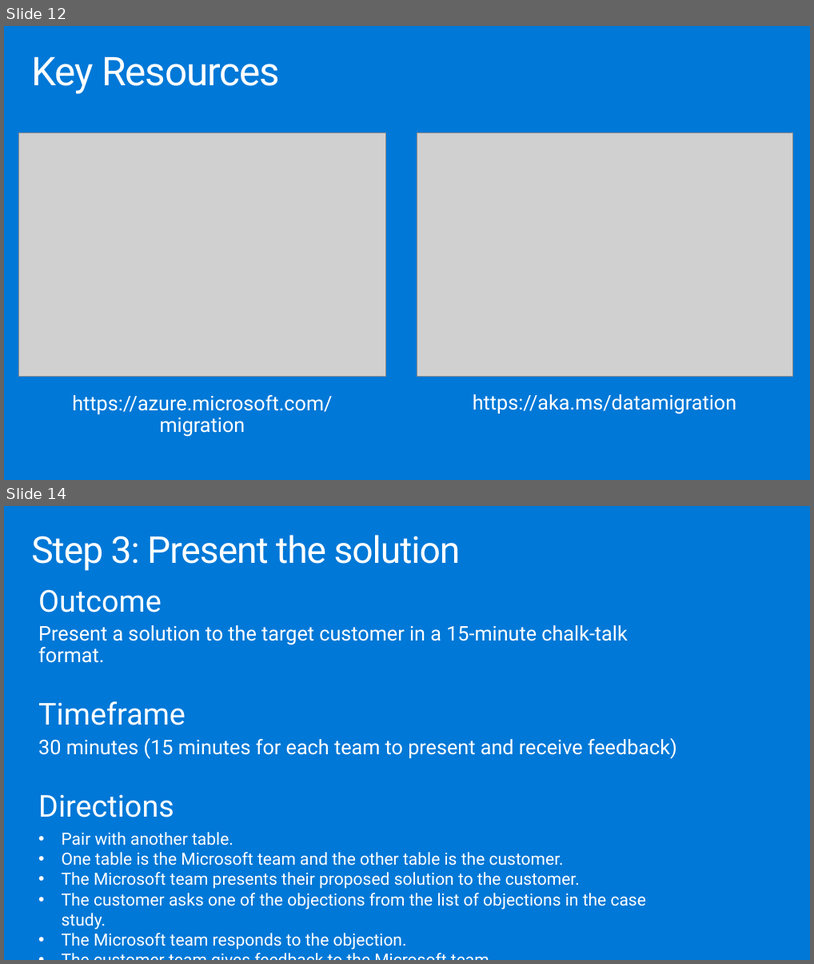
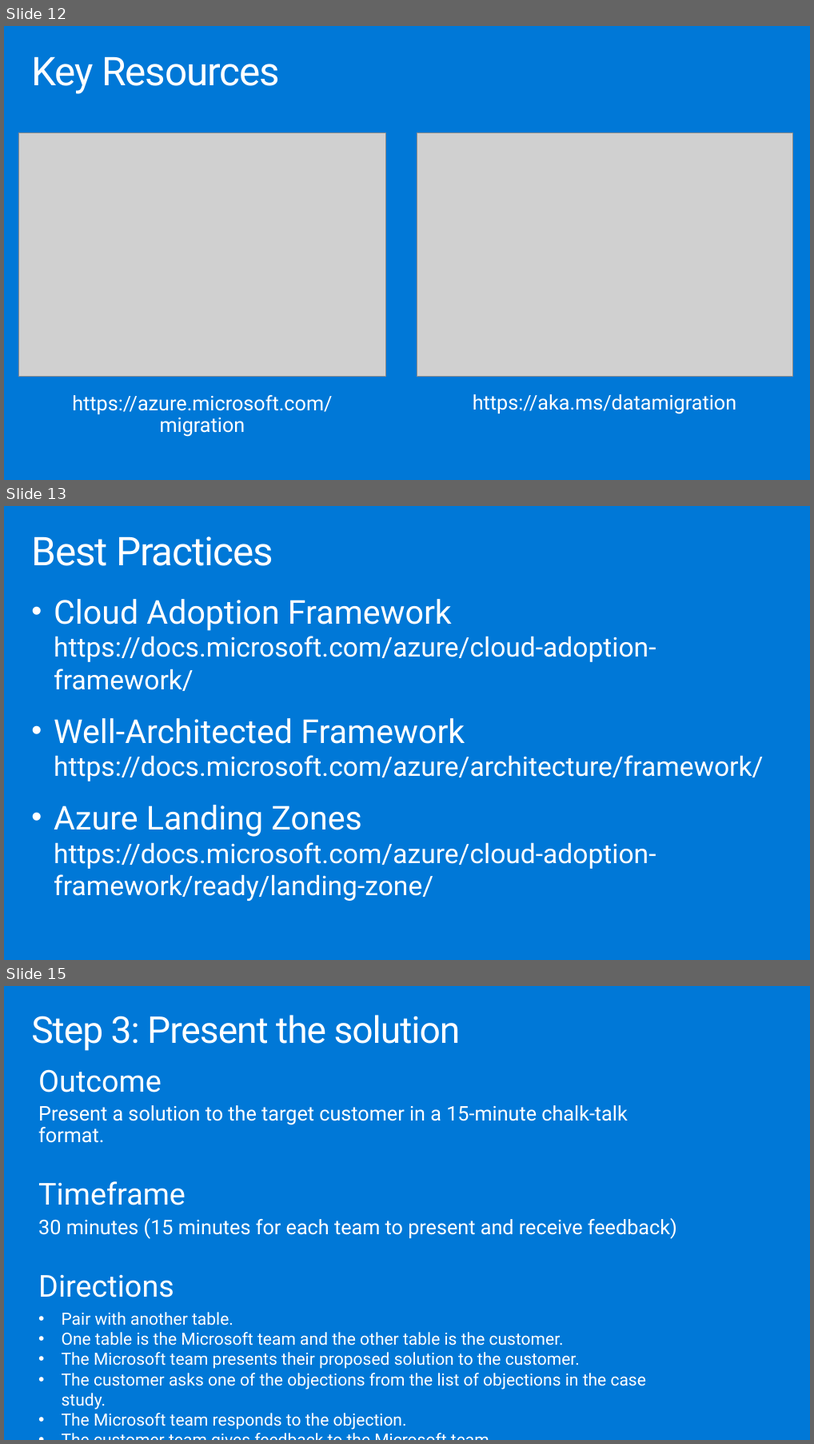
Before and after one commit to walezbee/AzureFunMigration, a slide deck: Whiteboard design session/WDS trainer presentation - Line-of-business application migration.pptx. Shown one above the other, each under a label of ours: slides 12 and 14 before the commit, slides 12, 13 and 15 after it; the slides between them are not shown. The pictures are 814x964 and 814x1444 pixels, drawn with LibreOffice and Linux fonts; fonts in the diff are those of the drawing; grey boxes stand for pictures. Boxes give left, top, right and bottom in pixels: in the first picture for what was removed or moved away, otherwise in the second. Text is boxed around its words. In the diff, an @@ line names an element or a change of style, - is before the commit and + after.

```diff
--- a/Whiteboard design session/WDS trainer presentation - Line-of-business application migration.pptx
+++ b/Whiteboard design session/WDS trainer presentation - Line-of-business application migration.pptx
@@ slide 13 added at [4, 506, 810, 960], background #0078D7 @@
@@ title added at [31, 536, 274, 566], 47 pt, text #FFFFFF @@
+Best Practices
@@ text added at [54, 599, 763, 900], 32 pt, text #FFFFFF @@
+• Cloud Adoption Framework
+  https://docs.microsoft.com/azure/cloud-adoption-framework/
+• Well-Architected Framework
+  https://docs.microsoft.com/azure/architecture/framework/
+• Azure Landing Zones
+  https://docs.microsoft.com/azure/cloud-adoption-framework/ready/landing-zone/
@@ what was slide 14 is now slide 15 @@
```
Also in this commit, not shown: 4 slides changed, 2 other files.
